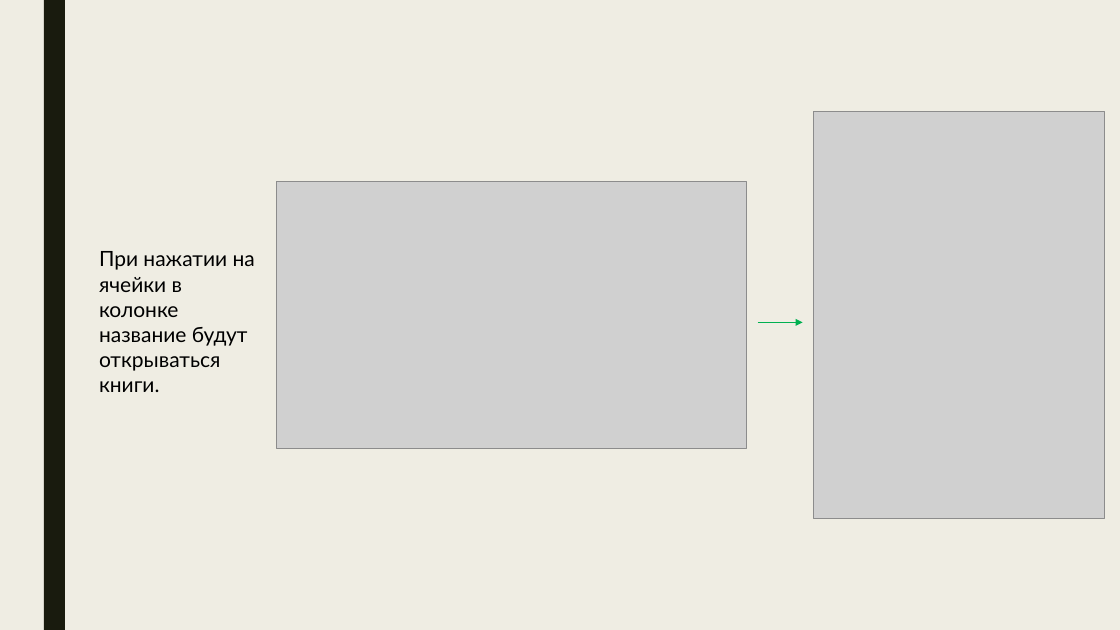
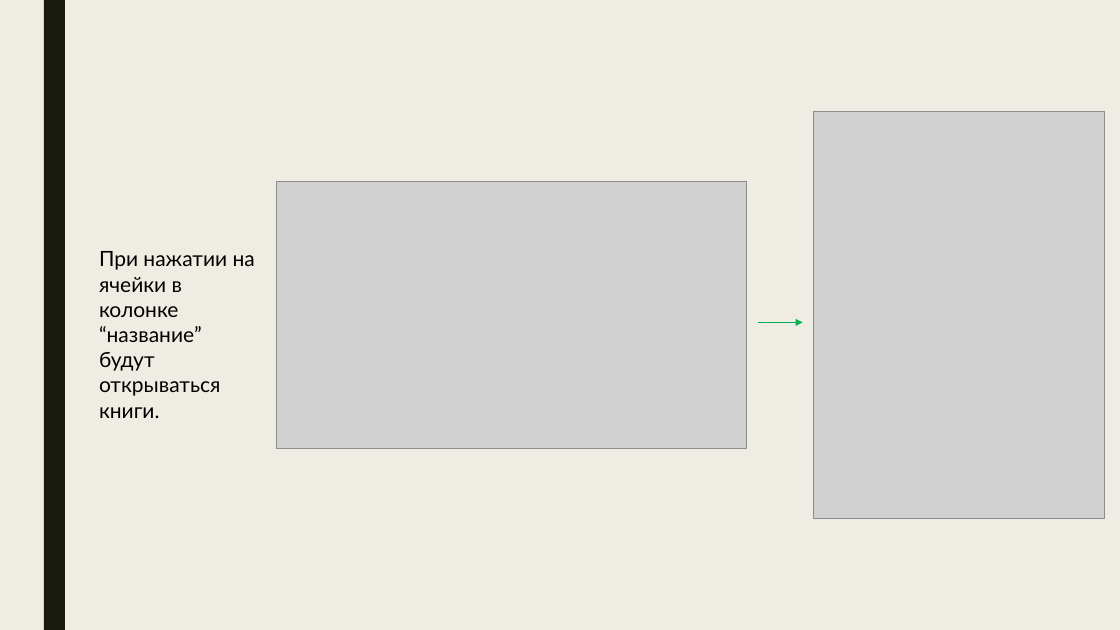
Before and after one commit to StartsevEgor/Library, a slide deck: slide 7 of Библиотека.pptx. Drawn at 1120x630 pixels with LibreOffice and Linux fonts; fonts in the diff are those of the drawing; grey boxes stand for pictures. Boxes give left, top, right and bottom in pixels: in the first picture for what was removed or moved away, otherwise in the second. Text is boxed around its words. In the diff, an @@ line names an element or a change of style, - is before the commit and + after.

```diff
--- a/Библиотека.pptx
+++ b/Библиотека.pptx
@@ text at bbox=[99, 251, 255, 396]: text changed @@
-При нажатии на ячейки в колонке название будут открываться книги.
+При нажатии на ячейки в колонке “название” будут открываться книги.
```
Also in this commit, not shown: 1 other slide changed.
